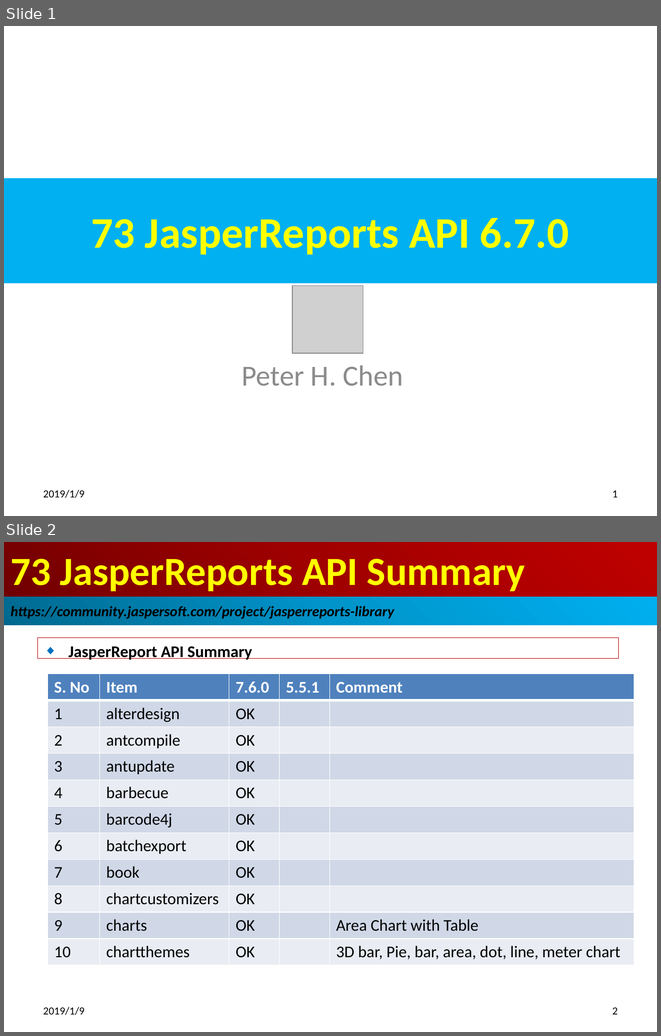
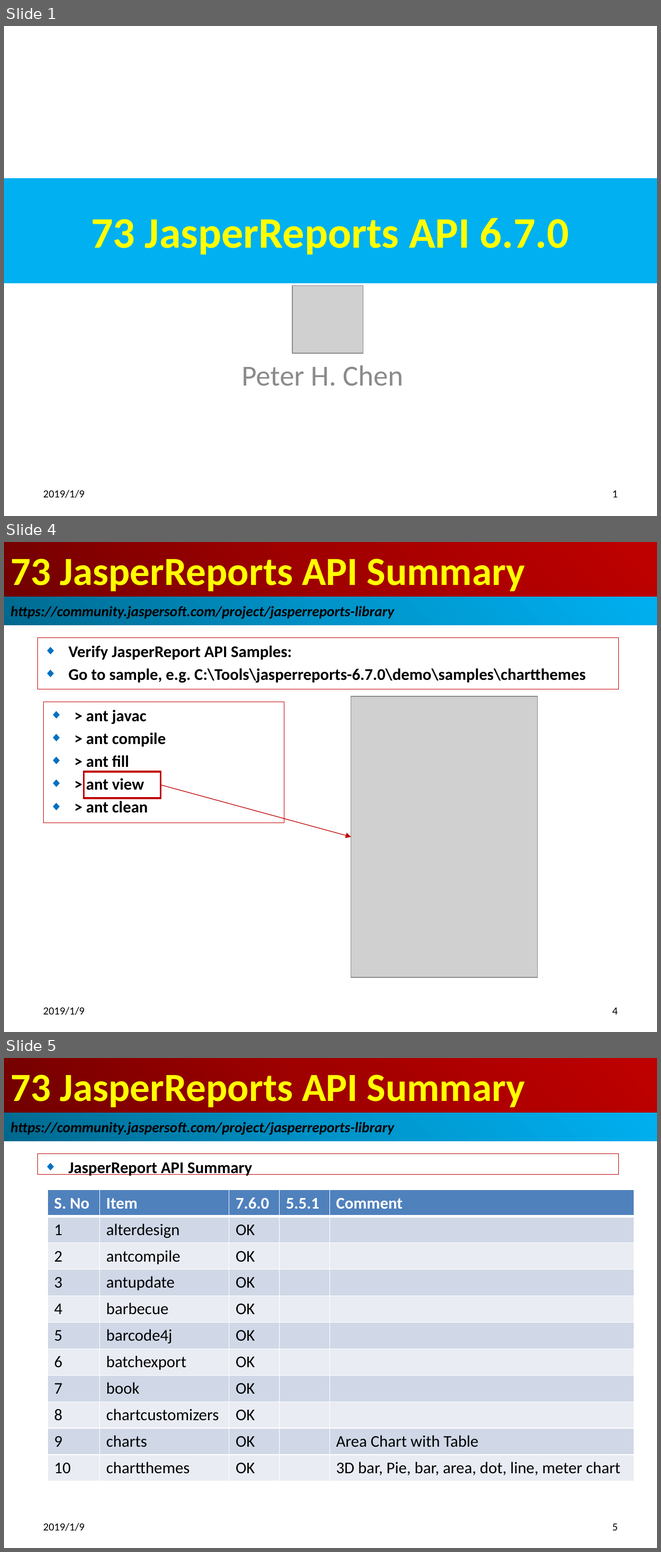
Before and after one commit to peterhchen/100-jasper-report-api-6.7.0, a slide deck: 15_Ch73_API_Summary.pptx. Shown one above the other, each under a label of ours: slides 1 and 2 before the commit, slides 1, 4 and 5 after it; the slides between them are not shown. The pictures are 661x1036 and 661x1552 pixels, drawn with LibreOffice and Linux fonts; fonts in the diff are those of the drawing; grey boxes stand for pictures. Boxes give left, top, right and bottom in pixels: in the first picture for what was removed or moved away, otherwise in the second. Text is boxed around its words. In the diff, an @@ line names an element or a change of style, - is before the commit and + after.

Commit message:
Summary

```diff
--- a/15_Ch73_API_Summary.pptx
+++ b/15_Ch73_API_Summary.pptx
@@ slide 4 added at <box>4,542,657,1032</box>, background #FFFFFF @@
@@ title added at <box>4,542,657,597</box>, fill gradient #720000 to #A20000 to #C00000, 44 pt, text #FFFF00, bold @@
+73 JasperReports API Summary
@@ rectangle added at <box>4,597,657,626</box>, fill gradient #00688E to #0094CA to #00B0F0, 16 pt, text #000000, bold, italic @@
+https://community.jaspersoft.com/project/jasperreports-library
@@ subtitle added at <box>37,638,618,689</box>, outline #C00000 0.75 pt, 18 pt, text #000000, bold @@
+◆ Verify JasperReport API Samples:
+◆ Go to sample, e.g. C:\Tools\jasperreports-6.7.0\demo\samples\chartthemes
@@ picture added at <box>351,696,537,977</box> @@
@@ rectangle added at <box>43,702,284,823</box>, outline #C00000 0.75 pt, 18 pt, text #000000, bold @@
+◆ > ant javac
+◆ > ant compile
+◆ > ant fill
+◆ > ant view
+◆ > ant clean
@@ rectangle added at <box>84,771,161,798</box>, outline #C00000 2 pt @@
@@ arrow added from (161, 785) to (351, 837), #C00000 0.75 pt @@
@@ text added at <box>43,1006,85,1015</box>, 12 pt, text #000000 @@
+2019/1/9
@@ page number added at <box>612,1007,618,1014</box>, 12 pt, text #000000 @@
+4
@@ what was slide 2 is now slide 5 @@
@@ page number at <box>612,1523,618,1530</box>: text changed @@
-2
+5
```
Also in this commit, not shown: 2 other slides added.
